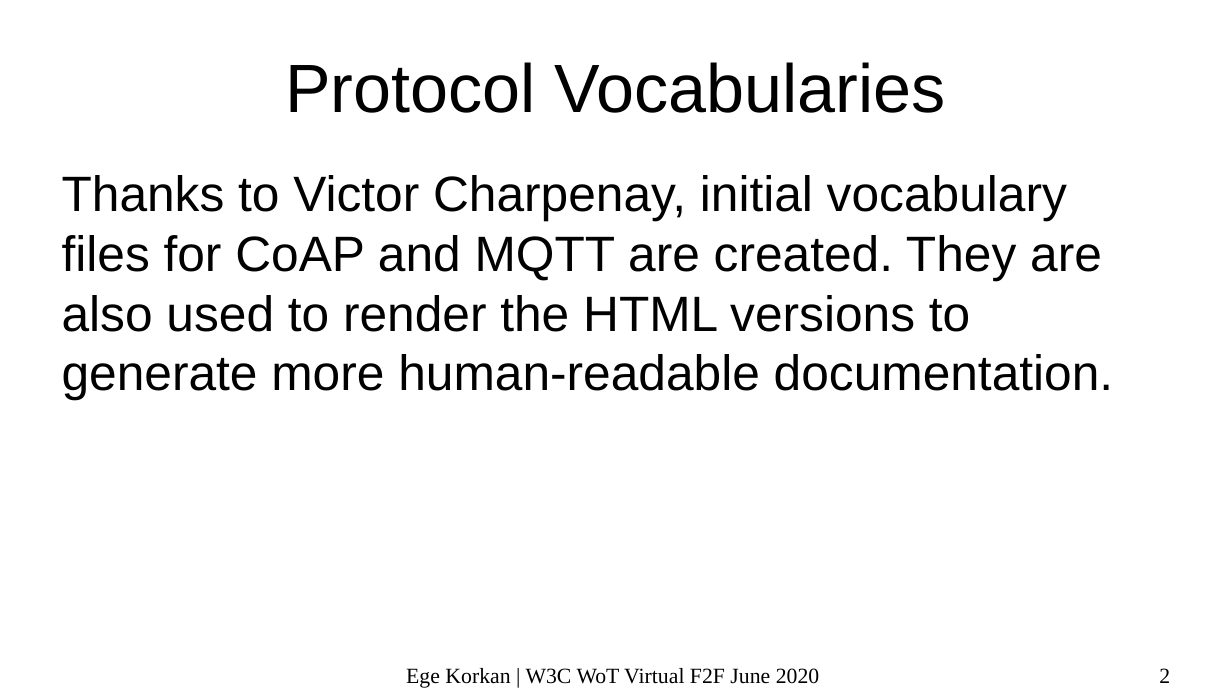
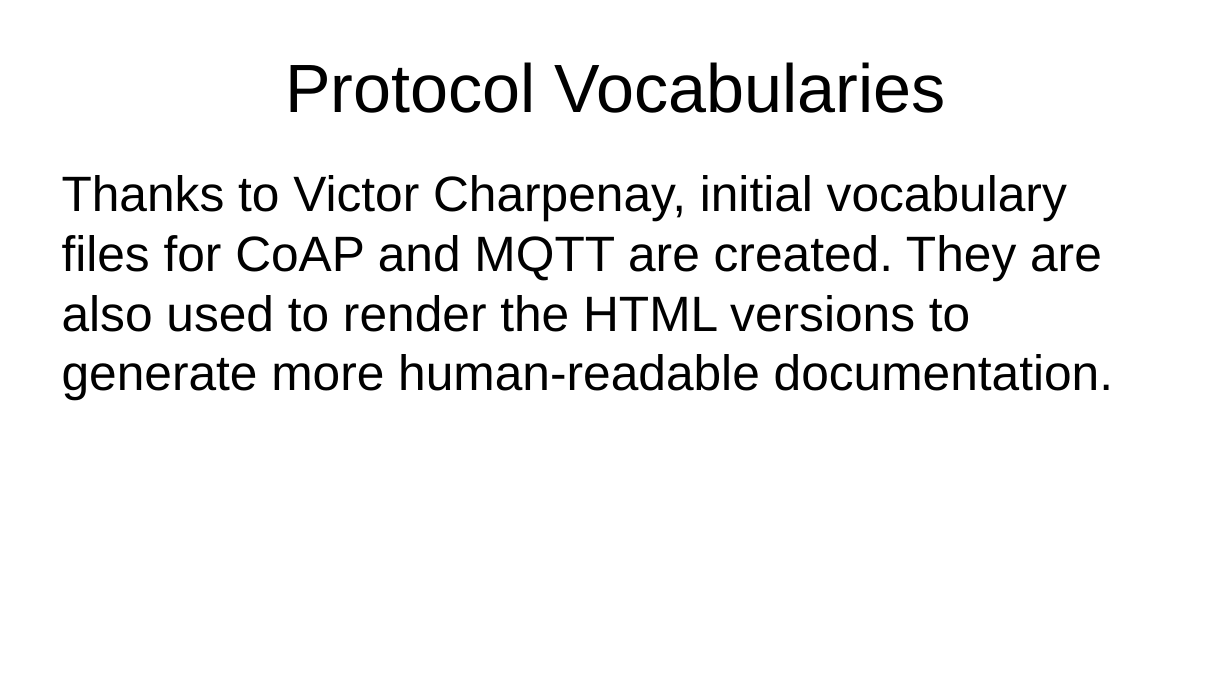
Before and after one commit to w3c/wot, a slide deck: slide 2 of PRESENTATIONS/2020-06-online-f2f/2020-06_WoT-Bindings.odp. Drawn at 1232x693 pixels with LibreOffice and Linux fonts; fonts in the diff are those of the drawing. Boxes give left, top, right and bottom in pixels: in the first picture for what was removed or moved away, otherwise in the second. Text is boxed around its words. In the diff, an @@ line names an element or a change of style, - is before the commit and + after.

```diff
--- a/PRESENTATIONS/2020-06-online-f2f/2020-06_WoT-Bindings.odp
+++ b/PRESENTATIONS/2020-06-online-f2f/2020-06_WoT-Bindings.odp
@@ text removed at <box>406,668,820,688</box> @@
-Ege Korkan | W3C WoT Virtual F2F June 2020
@@ page number removed at <box>1159,668,1170,683</box> @@
-2
```
Also in this commit, not shown: 13 other slides changed, 2 slides added, 1 slide removed, 1 other file.
